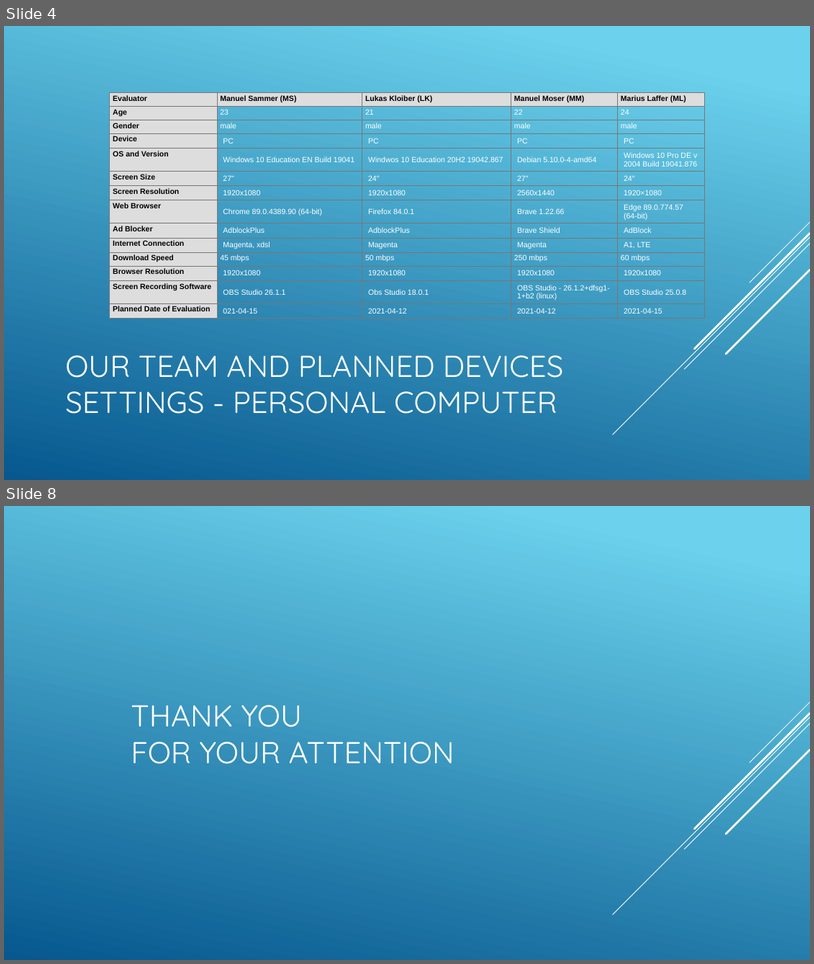
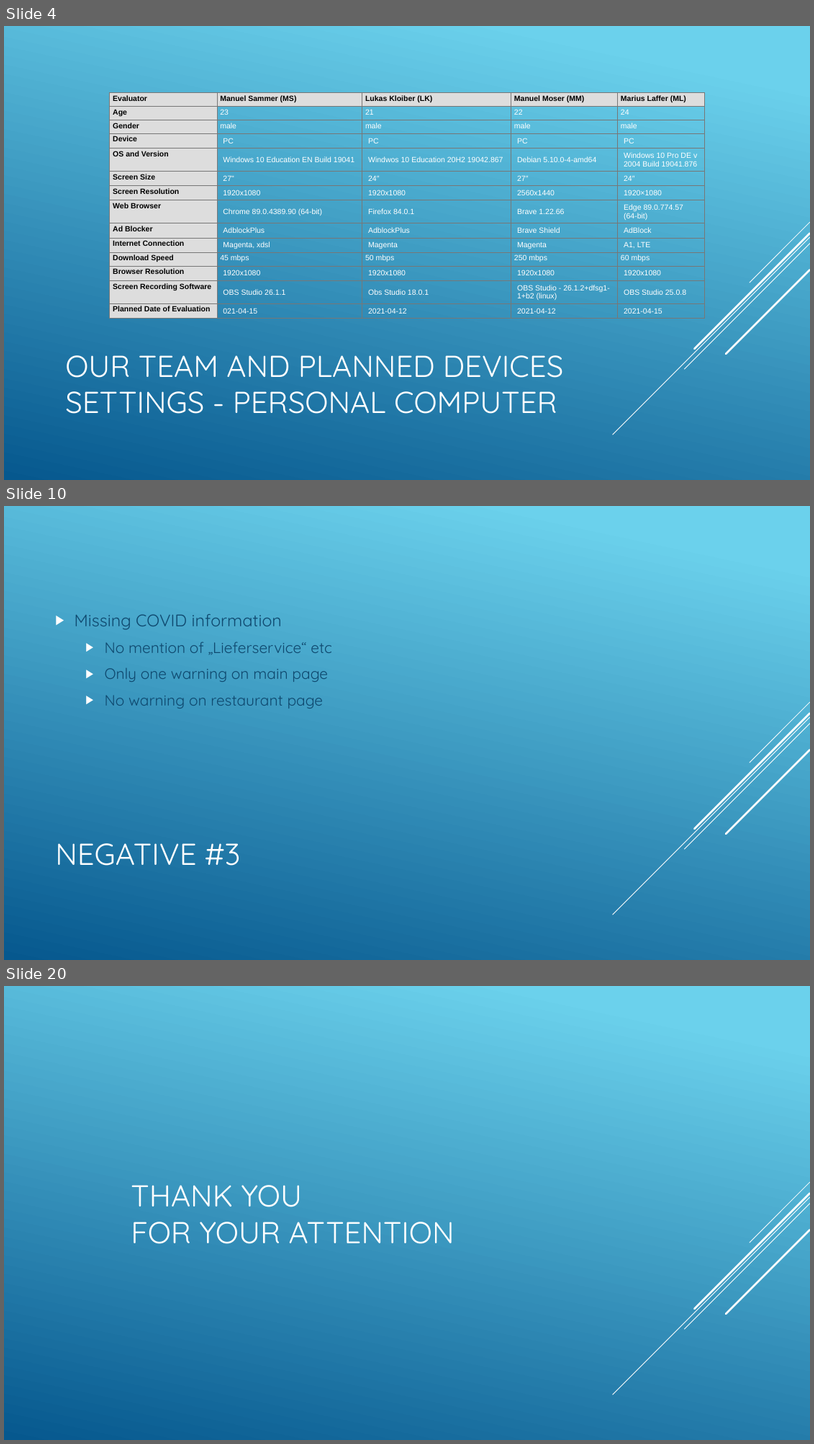
Before and after one commit to Deadmann1/hci_06_06, a slide deck: presentation/presentation.pptx. Shown one above the other, each under a label of ours: slides 4 and 8 before the commit, slides 4, 10 and 20 after it; the slides between them are not shown. The pictures are 814x964 and 814x1444 pixels, drawn with LibreOffice and Linux fonts; fonts in the diff are those of the drawing. Boxes give left, top, right and bottom in pixels: in the first picture for what was removed or moved away, otherwise in the second. Text is boxed around its words. In the diff, an @@ line names an element or a change of style, - is before the commit and + after.

```diff
--- a/presentation/presentation.pptx
+++ b/presentation/presentation.pptx
@@ slide 10 added at [4, 506, 810, 960], background gradient #6ED2EB to #06588E; not listed: 5 template elements that a slide beside it also shows @@
@@ text added at [75, 614, 332, 708], 18 pt, text #0F496F @@
+▶ Missing COVID information
+  ▶ No mention of „Lieferservice“ etc
+  ▶ Only one warning on main page
+  ▶ No warning on restaurant page
@@ title added at [55, 843, 240, 865], 36 pt, text #FFFFFF @@
+NEGATIVE #3
@@ what was slide 8 is now slide 20 @@
```
Also in this commit, not shown: 2 slides changed, 14 other slides added, 3 slides removed, 3 other files.
